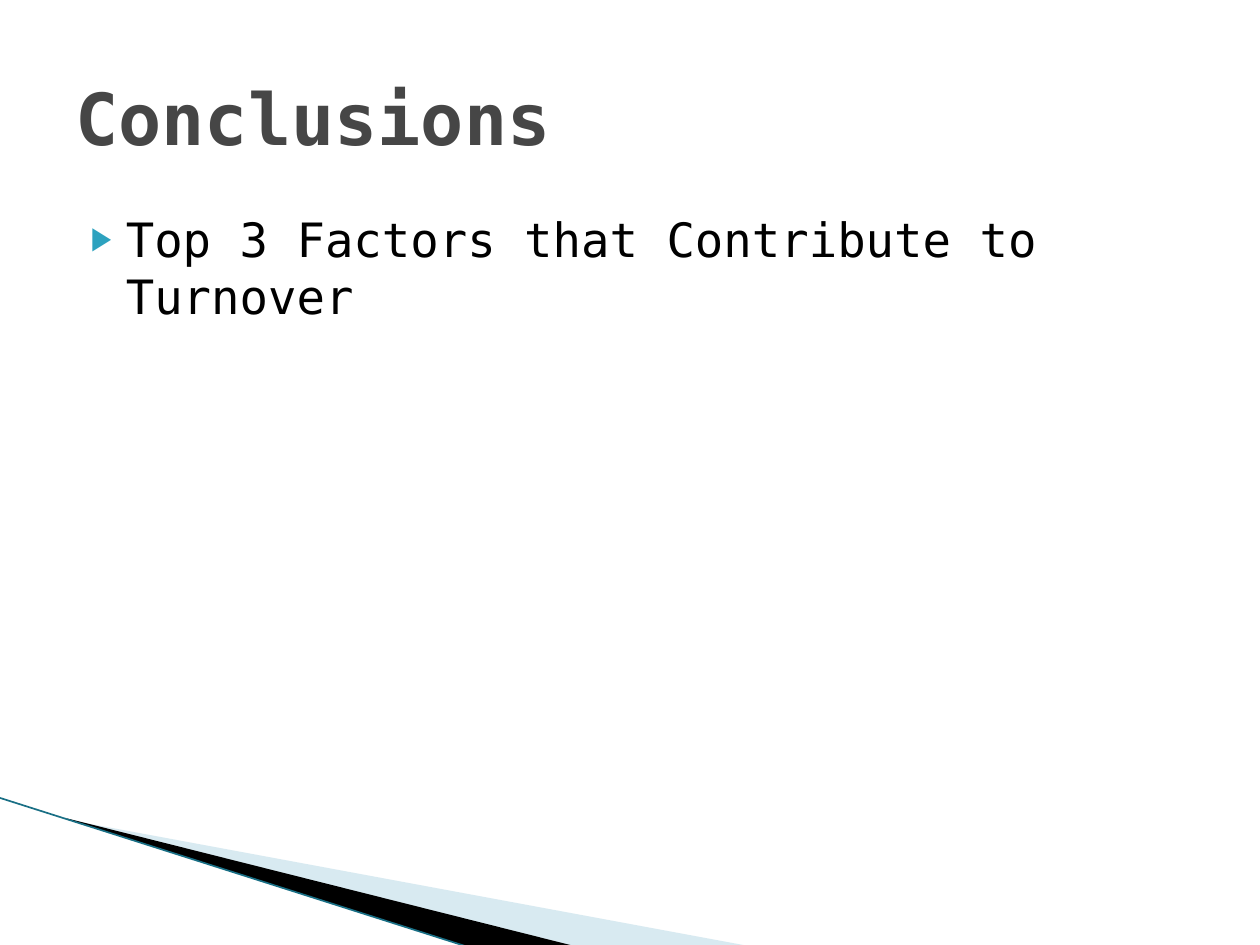
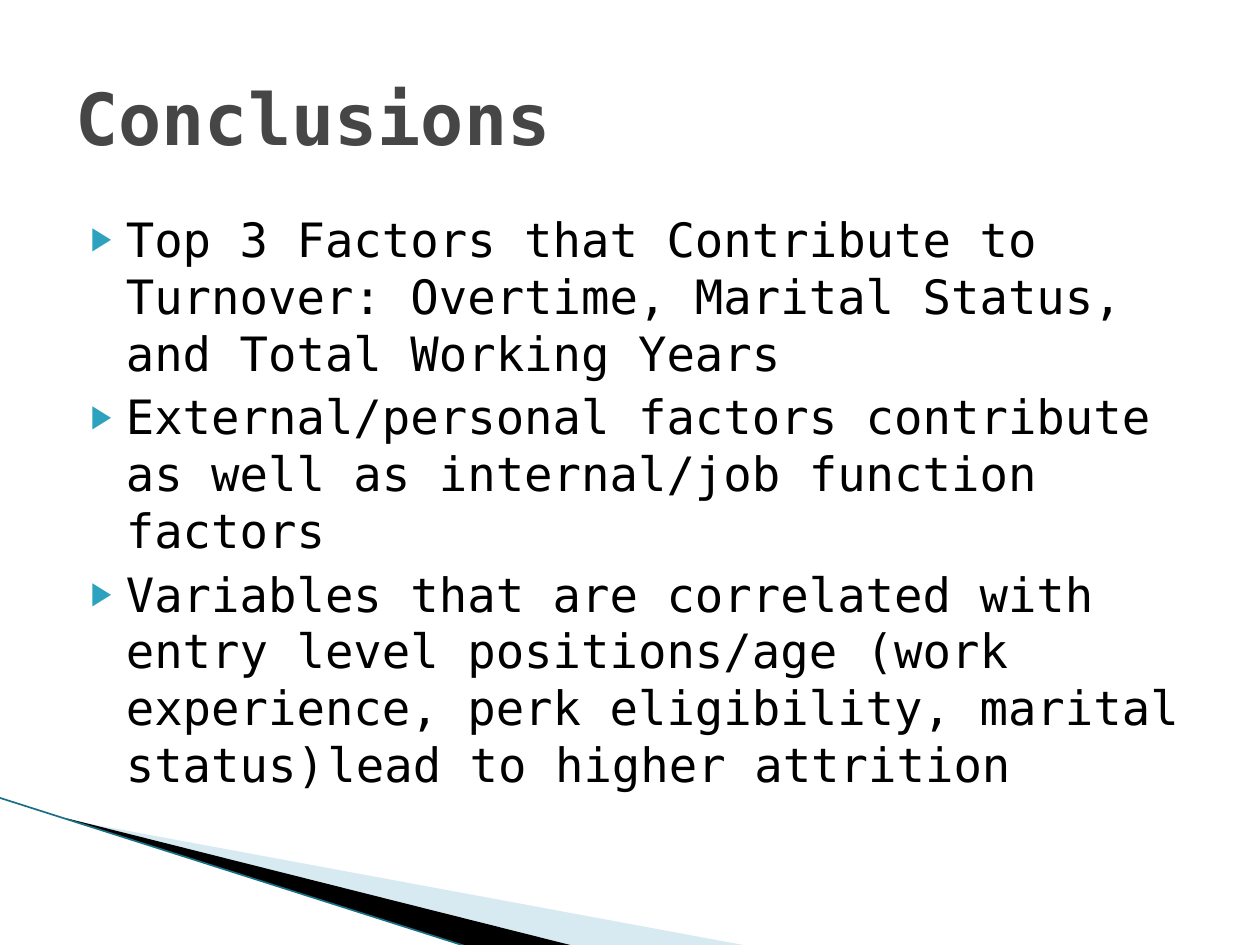
Before and after one commit to DataTex1/CaseStudy2, a slide deck: slide 14 of DDS Attrition Analysis.pptx (slide 13 before the commit). Drawn at 1260x945 pixels with LibreOffice and Linux fonts; fonts in the diff are those of the drawing; background and template pictures are left out. Boxes give left, top, right and bottom in pixels: in the first picture for what was removed or moved away, otherwise in the second. Text is boxed around its words. In the diff, an @@ line names an element or a change of style, - is before the commit and + after.

```diff
--- a/DDS Attrition Analysis.pptx
+++ b/DDS Attrition Analysis.pptx
@@ text at [126,221,1179,792]: text changed @@
-▶ Top 3 Factors that Contribute to Turnover
+▶ Top 3 Factors that Contribute to Turnover: Overtime, Marital Status, and Total Working Years
+▶ External/personal factors contribute as well as internal/job function factors
+▶ Variables that are correlated with entry level positions/age (work experience, perk eligibility, marital status) lead to higher attrition
```
Also in this commit, not shown: 2 other slides changed, 1 slide added.
